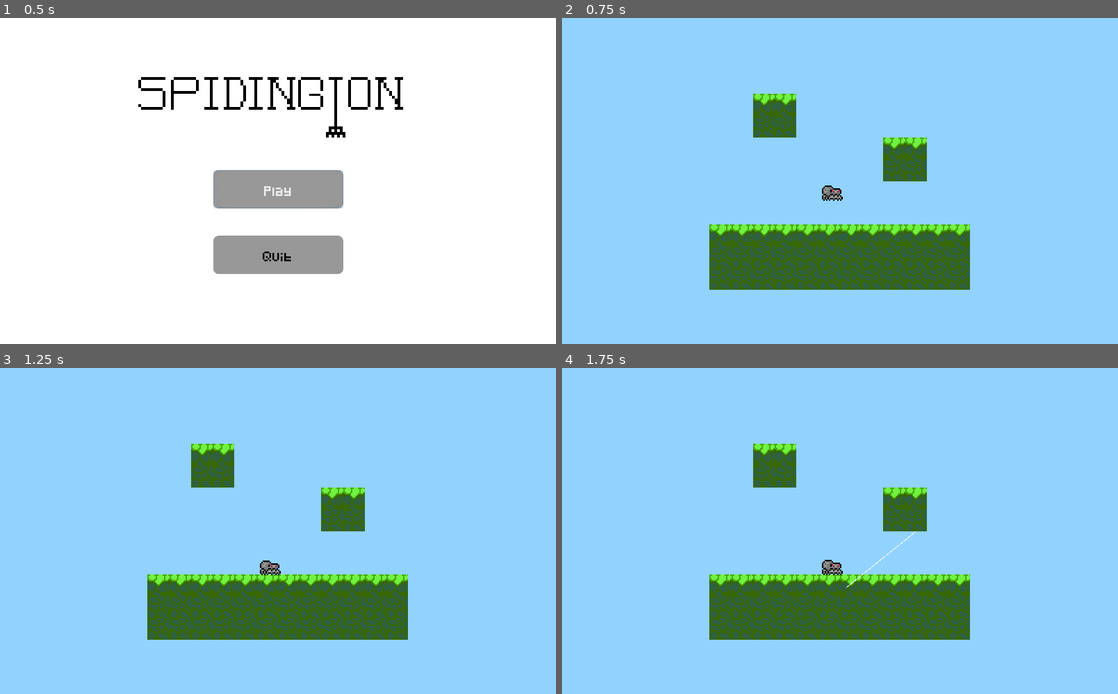
Above: before the commit, frames 1-4 (two rows, left to right).
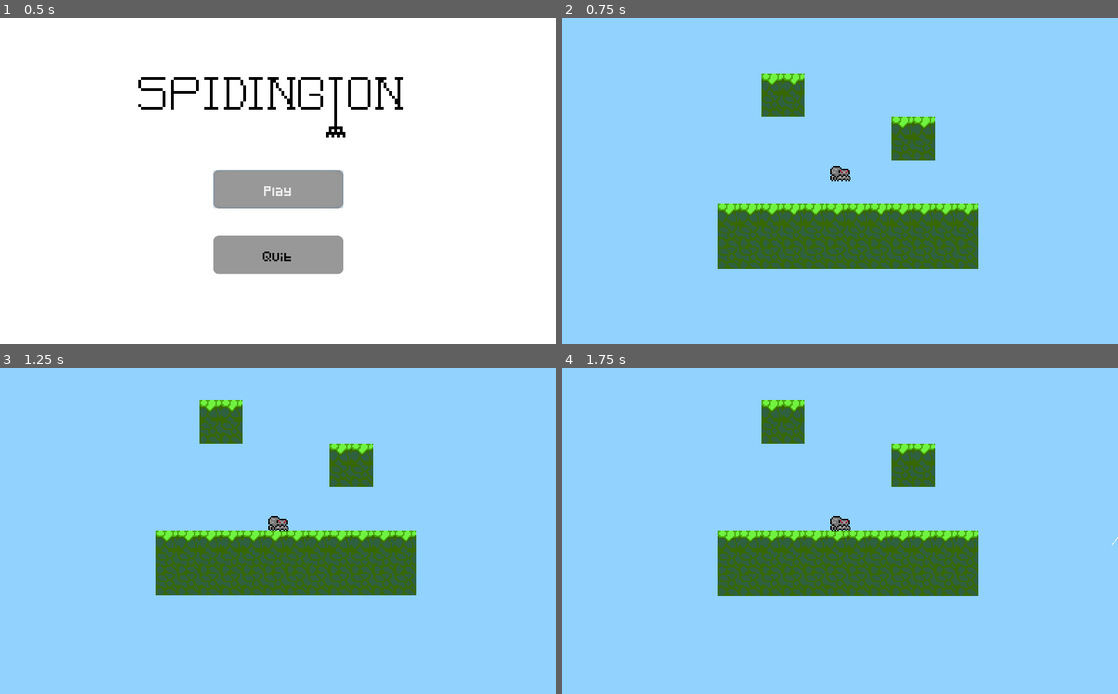
Above: after the commit, the same moments.

Repository: Tusentio/Spidington
Game: Godot game, scene res://Scenes/Menu/Menu.tscn
The game is run twice, just before and just after one commit, with the same random seed, the same clock (stepped at 60 frames per second) and the same inputs.
Inputs (mouse positions are in pixels of both pictures, inside the frame that each line leads up to):
- Up to frame 1 (0.5 s): no input
- Up to frame 2 (0.75 s): click "Play" at 0.5 s
- Up to frame 3 (1.25 s): no input
- Up to frame 4 (1.75 s): move the mouse to (962, 514) at 1.27 s; click (962, 514) at 1.35 s

Frame 1 is identical in both runs. In frame 2, 13% of the frame differs, in the area x 26-75%, y 17-84%; in frame 3, 19%, in the area x 26-75%, y 9-84%; in frame 4, 19%.

Commit message:
Implement player flinging

Diff:
--- a/Scenes/Game/Game.tscn
+++ b/Scenes/Game/Game.tscn
@@ -15,9 +15,9 @@
 format = 1
 tile_data = PoolIntArray( -196612, 0, 0, -196611, 0, 0, -131076, 2, 0, -131075, 2, 0, -131070, 0, 0, -131069, 0, 0, -65 …(529 unchanged characters)…
 
-[node name="Camera" type="Camera2D" parent="."]
+[node name="Player" parent="." instance=ExtResource( 3 )]
+position = Vector2( -6, 13 )
+
+[node name="Camera" type="Camera2D" parent="Player"]
 current = true
 zoom = Vector2( 0.4, 0.4 )
-
-[node name="Player" parent="." instance=ExtResource( 3 )]
-position = Vector2( -6, 13 )
--- a/Scenes/Player/Player.gd
+++ b/Scenes/Player/Player.gd
@@ -1,35 +1,63 @@
-extends Node2D
+extends RigidBody2D
 
 const scn_spurt := preload("res://Scenes/Spurt/Spurt.tscn")
 
-export (float) var string_speed := 500.0
+export (float) var spurt_velocity := 10.0
+export (float) var move_force_multiplier := 0.02
+export (float) var max_move_force := 20
+export (float) var linear_drag := 0.01
+export (float) var angular_drag := 0.1
+
 onready var shoot_origin := $ShootOrigin
 var _is_ready := false
 var spurt: Spurt = null
+
+var mouse_update_duration := 0.0
+var mouse_velocity := Vector2.ZERO
 
 
 func _ready():
 	_is_ready = true
 
 
+func _process(delta):
+	mouse_update_duration += delta
+
+	if is_instance_valid(spurt) and spurt.is_anchored() and spurt.is_hooked():
+		Input.set_mouse_mode(Input.MOUSE_MODE_CAPTURED)
+	else:
+		Input.set_mouse_mode(Input.MOUSE_MODE_VISIBLE)
+
+
+func _physics_process(delta):
+	linear_velocity *= pow(1 / (1 + linear_drag), delta)
+	angular_velocity *= pow(1 / (1 + angular_drag), delta)
+
+	if is_instance_valid(spurt) and spurt.is_anchored() and spurt.is_hooked():
+		var string_normal := (spurt.global_position - global_position).normalized()
+		apply_impulse(shoot_origin.global_position - global_position, string_normal.normalized() * clamp(-mouse_velocity.dot(string_normal) * move_force_multiplier, 0, max_move_force))
+
+	mouse_velocity = Vector2.ZERO
+
+
 func _input(event):
+	if event is InputEventMouseMotion:
+		mouse_velocity = event.relative / mouse_update_duration
+		mouse_update_duration = 0
+
 	if Input.is_action_just_pressed("shoot_string"):
-		if is_instance_valid(spurt):
-			spurt.disconnect("hit", self, "_shot_hit")
+		if is_instance_valid(spurt) and spurt.is_anchored():
 			spurt.detach()
 
 		var mouse := get_global_mouse_position()
 		var shoot_direction: Vector2 = (mouse - shoot_origin.global_position).normalized()
 
 		spurt = scn_spurt.instance()
-
 		spurt.global_position = shoot_origin.global_position
-		spurt.set_velocity(shoot_direction * 10)
+		spurt.set_velocity(shoot_direction * spurt_velocity)
 		spurt.set_anchor(shoot_origin)
-
-		spurt.connect("hit", self, "_shot_hit")
-
 		get_tree().get_root().add_child(spurt)
-
-func _shot_hit():
-	spurt.detach()
+	elif Input.is_action_just_released("shoot_string"):
+		if is_instance_valid(spurt) and spurt.is_anchored():
+			spurt.detach()
+		spurt = null
--- a/Scenes/Player/Player.tscn
+++ b/Scenes/Player/Player.tscn
@@ -9,7 +9,6 @@
 
 [node name="Spindel" type="RigidBody2D"]
 collision_mask = 2
-mode = 2
 continuous_cd = 2
 contact_monitor = true
 script = ExtResource( 2 )
--- a/Scenes/Spurt/Spurt.gd
+++ b/Scenes/Spurt/Spurt.gd
@@ -1,14 +1,11 @@
 extends KinematicBody2D
 class_name Spurt
-
-signal detached
-signal hit
 
 const GRAVITY := 1000.0
 const DRAG := 0.001
 const SHORTENING_COEFFICIENT := 0.8
 const MIN_STRING_LENGTH := 1.0
-const MAX_STRING_LENGTH := 100.0
+const MAX_STRING_LENGTH := 150.0
 
 var anchor: Node2D = null
 var velocity := Vector2.ZERO
@@ -19,7 +16,7 @@
 func _process(delta):
 	var string_length = line.points[1].length()
 
-	if is_instance_valid(anchor):
+	if is_anchored():
 		if string_length > MAX_STRING_LENGTH:
 			detach()
 			return
@@ -32,11 +29,11 @@
 
 		line.points[1] = to_local(anchor.global_position)
 	else:
-		string_length *= pow(SHORTENING_COEFFICIENT, delta)
-
 		if string_length < MIN_STRING_LENGTH:
 			queue_free()
 			return
+
+		string_length *= pow(SHORTENING_COEFFICIENT, delta)
 
 		# Gravity
 		tail_velocity += Vector2.DOWN * delta * GRAVITY
@@ -56,12 +53,11 @@
 	if velocity:
 		var collision := move_and_collide(velocity)
 
-		if is_instance_valid(anchor) and collision:
-			velocity = Vector2.ZERO
-			emit_signal("hit")
+		if collision:
+			set_velocity(Vector2.ZERO)
 
 
-func set_velocity(velocity):
+func set_velocity(velocity: Vector2):
 	self.velocity = velocity
 
 
@@ -70,6 +66,13 @@
 
 
 func detach():
-	if is_instance_valid(anchor):
+	if is_anchored():
 		anchor = null
-		emit_signal("detached")
+
+
+func is_hooked():
+	return velocity == Vector2.ZERO
+
+
+func is_anchored():
+	return is_instance_valid(anchor)
--- a/project.godot
+++ b/project.godot
@@ -72,8 +72,11 @@
 [physics]
 
 common/enable_pause_aware_picking=true
+2d/physics_engine="GodotPhysics"
+2d/default_gravity=140
 
 [rendering]
 
+threads/thread_model=2
 environment/default_clear_color=Color( 0.572549, 0.827451, 1, 1 )
 environment/default_environment="res://default_env.tres"
